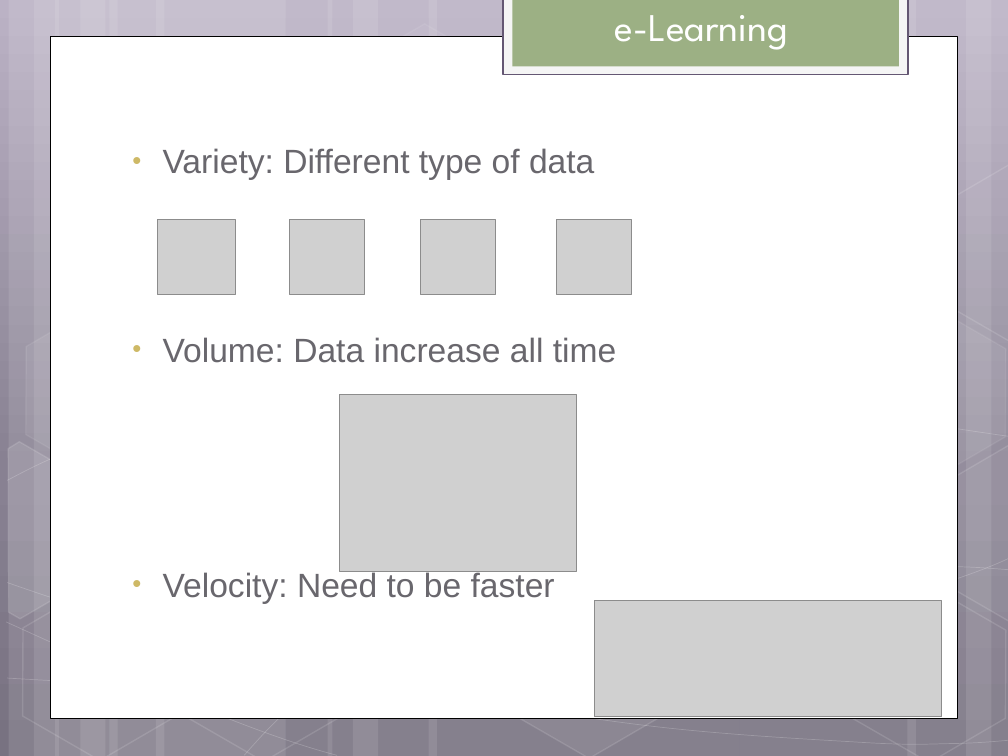
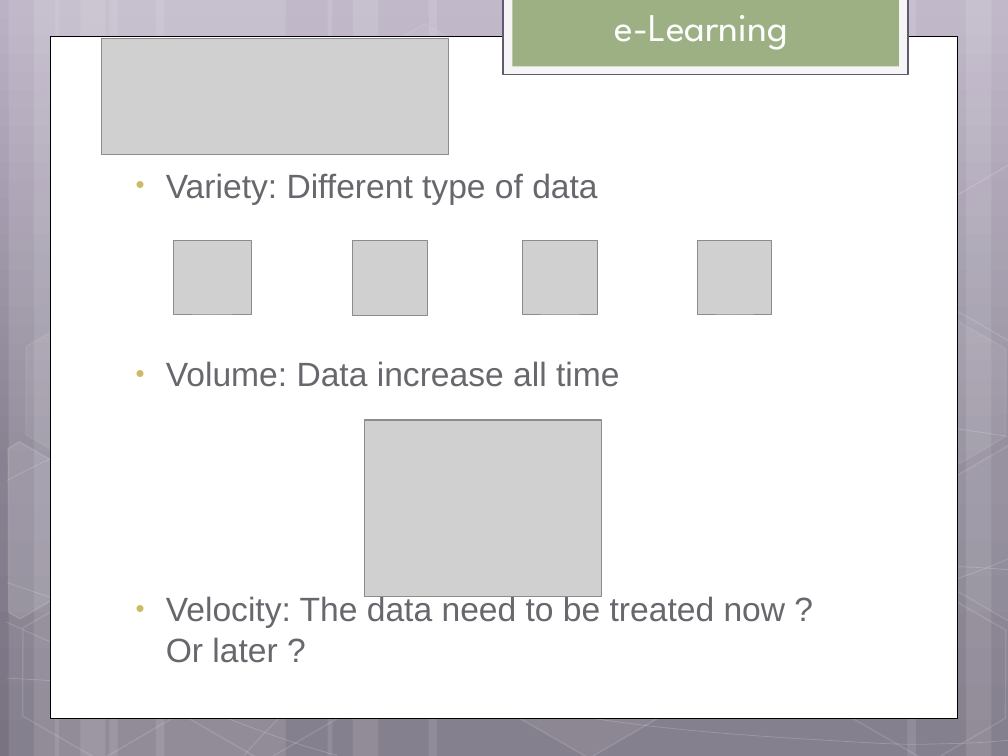
Before and after one commit to helpcat/bigdataworkshop2, a slide deck: slide 5 of slides/MonetDB workshop.pptx. Drawn at 1008x756 pixels with LibreOffice and Linux fonts; fonts in the diff are those of the drawing; grey boxes stand for pictures. Boxes give left, top, right and bottom in pixels: in the first picture for what was removed or moved away, otherwise in the second. Text is boxed around its words. In the diff, an @@ line names an element or a change of style, - is before the commit and + after.

```diff
--- a/slides/MonetDB workshop.pptx
+++ b/slides/MonetDB workshop.pptx
@@ picture: place and size @@
-picture at (594, 601, 941, 717)
+picture at (101, 38, 449, 154)
@@ text "Variety: Different type of data": place and size @@
-text "Variety: Different type of data" at (163, 148, 616, 604)
+text "Variety: Different type of data" at (166, 173, 786, 663)
@@ picture: place and size @@
-picture at (158, 220, 236, 294)
+picture at (173, 240, 251, 314)
@@ picture: place and size @@
-picture at (290, 220, 365, 294)
+picture at (353, 241, 427, 316)
@@ picture: place and size @@
-picture at (421, 220, 496, 294)
+picture at (522, 240, 597, 314)
@@ picture: place and size @@
-picture at (556, 220, 631, 294)
+picture at (698, 240, 772, 314)
@@ picture: place and size @@
-picture at (340, 395, 578, 572)
+picture at (365, 420, 603, 597)
@@ text at (166, 594, 786, 663): text changed @@
-• Velocity: Need to be faster
+• Velocity: The data need to be treated now ? Or later ?
```
Also in this commit, not shown: 6 other slides changed, 1 other file.
